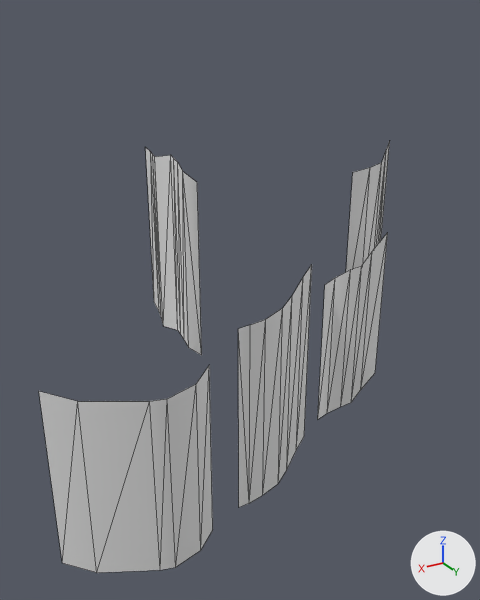
A saved change to the glTF model ob4.gltf.
The view is the same before and after, from a camera (50 mm lens) standing at (1.182, 2.098, 1.349) and looking at (0.263, 0.566, 0.583). Lighting does not change. The marker at lower right points along +X, +Y and +Z. Mesh edges are drawn as thin lines.

Objects in the first picture: 'o1', 'o2', 'o3', 'o4', 'o5'.
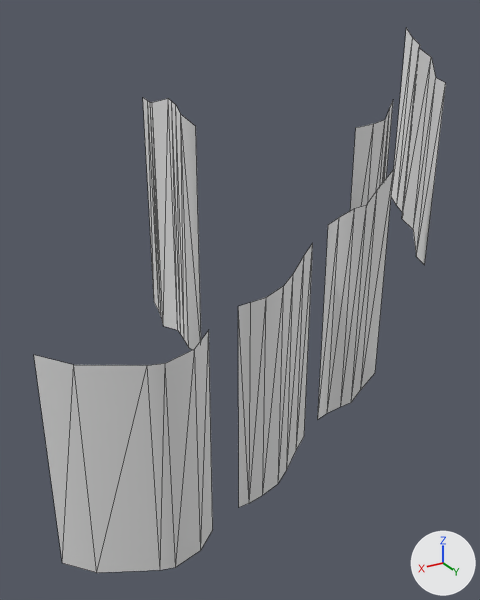
The change, as a list of edits to the scene's bpy script:
```text
Change me_mesh_obsidian_spire_001:
    where me_mesh_obsidian_spire_001.from_pydata(...)  # 12 vertices, 10 faces; spans x 0.512..0.9, y 0.739..0.875, z 0.02..0.567
    used by ob_o1; location = (0.0, 0.0, 0.0)
    before: 6 (0.831, 0.799, 0.545) at pixel (77, 401), 7 (0.683, 0.862, 0.532) at pixel (149, 401), 8 (0.512, 0.837, 0.567) at pixel (209, 364), 9 (0.645, 0.875, 0.532) at pixel (167, 398), 10 (0.9, 0.739, 0.562) at pixel (38, 391)
    before: 11 (0.565, 0.867, 0.544) at pixel (196, 383)
    me_mesh_obsidian_spire_001 part 1
    add for i in [*range(6, 12)]: me_mesh_obsidian_spire_001.vertices[i].co += Vector((0.0, 0.0, 0.093))
Change me_mesh_obsidian_spire_002:
    where me_mesh_obsidian_spire_002.from_pydata(...)  # 14 vertices, 12 faces; spans x 0.15..0.425, y 0.754..0.837, z 0.086..0.732
    used by ob_o2; location = (0.0, 0.0, 0.0)
    before: 7 (0.395, 0.837, 0.645) at pixel (250, 324), 8 (0.344, 0.826, 0.644) at pixel (265, 319), 9 (0.291, 0.826, 0.664) at pixel (282, 307), 10 (0.25, 0.807, 0.682) at pixel (292, 295), 11 (0.196, 0.778, 0.713) at pixel (303, 276)
    before: 12 (0.15, 0.754, 0.732) at pixel (311, 264), 13 (0.425, 0.828, 0.638) at pixel (238, 328)
    me_mesh_obsidian_spire_002 part 2
    add for i in [*range(7, 14)]: me_mesh_obsidian_spire_002.vertices[i].co += Vector((0.0, 0.0, 0.06))
Change me_mesh_obsidian_spire_003:
    where me_mesh_obsidian_spire_003.from_pydata(...)  # 10 vertices, 8 faces; spans x -0.243..-0.008, y 0.594..0.711, z 0.47..1.002
    used by ob_o3; location = (0.0, 0.0, 0.0)
    before: 5 (-0.243, 0.594, 1.002) at pixel (389, 140), 6 (-0.008, 0.71, 0.955) at pixel (352, 172), 7 (-0.07, 0.711, 0.961) at pixel (370, 167), 8 (-0.124, 0.696, 0.966) at pixel (381, 162), 9 (-0.18, 0.649, 0.988) at pixel (386, 149)
    me_mesh_obsidian_spire_003 part 3
    add for i in [*range(5, 10)]: me_mesh_obsidian_spire_003.vertices[i].co += Vector((0.0, 0.0, 0.118))
Change me_mesh_obsidian_spire_004:
    where me_mesh_obsidian_spire_004.from_pydata(...)  # 12 vertices, 10 faces; spans x -0.062..0.101, y 0.752..0.809, z 0.222..0.802
    used by ob_o4; location = (0.0, 0.0, 0.0)
    before: 6 (0.101, 0.752, 0.661) at pixel (324, 284), 7 (0.074, 0.763, 0.681) at pixel (335, 277), 8 (0.042, 0.786, 0.706) at pixel (350, 269), 9 (0.007, 0.791, 0.712) at pixel (361, 265), 10 (-0.022, 0.797, 0.75) at pixel (372, 251)
    before: 11 (-0.062, 0.809, 0.802) at pixel (387, 232)
    me_mesh_obsidian_spire_004 part 4
    add for i in [*range(6, 12)]: me_mesh_obsidian_spire_004.vertices[i].co += Vector((0.0, 0.0, 0.172))
Change me_mesh_obsidian_spire_005:
    where me_mesh_obsidian_spire_005.from_pydata(...)  # 18 vertices, 16 faces; spans x 0.413..0.471, y 0.284..0.622, z 0.469..1.022
    used by ob_o5; location = (0.0, 0.0, 0.0)
    me_mesh_obsidian_spire_005 part 5: all 9 vertices in x 0.413..0.471, y 0.284..0.622, z 0.96..1.022 are moved by (0.0, 0.0, 0.138)
Add me_mesh_obsidian_spire_006:
    me_mesh_obsidian_spire_006.from_pydata([(-0.418, 0.626, 0.581), (-0.52, 0.459, 0.643), (-0.549, 0.374, 0.678), (-0.433, 0.57, 0.592), (-0.519, 0.4, 0.67), (-0.554, 0.333, 0.698), (-0.541, 0.313, 0.728), (-0.418, 0.626, 1.16), (-0.52, 0.459, 1.222), (-0.549, 0.374, 1.257), (-0.433, 0.57, 1.17), (-0.519, 0.4, 1.248), (-0.554, 0.333, 1.277), (-0.541, 0.313, 1.307)], [], [(6, 12, 5), (3, 7, 0), (2, 11, 4), (4, 8, 1), (5, 9, 2), (1, 10, 3), (6, 13, 12), (3, 10, 7), (2, 9, 11), (4, 11, 8), (5, 12, 9), (1, 8, 10)])
Add ob_o6:
    ob_o6 = bpy.data.objects.new('o6', me_mesh_obsidian_spire_006)
    ob_o6.location = (0.0, 0.0, 0.0)
```

What differs and where, as boxes (x1, y1, x2, y2) in the pictures (480 x 600 px):
'o1', reshaped (17% taller): before (39, 366, 213, 573); after (34, 330, 213, 573)
'o2', reshaped (9% taller): before (238, 265, 312, 507); after (238, 243, 313, 507)
'o4', reshaped (8% wider, 34% taller): before (318, 233, 388, 419); after (318, 169, 394, 419)
'o5', reshaped (22% taller): before (146, 148, 202, 355); after (143, 98, 201, 350)
'o6', added: after (391, 28, 446, 265)
'o3', reshaped: before (346, 141, 390, 272); after (350, 101, 393, 211)
